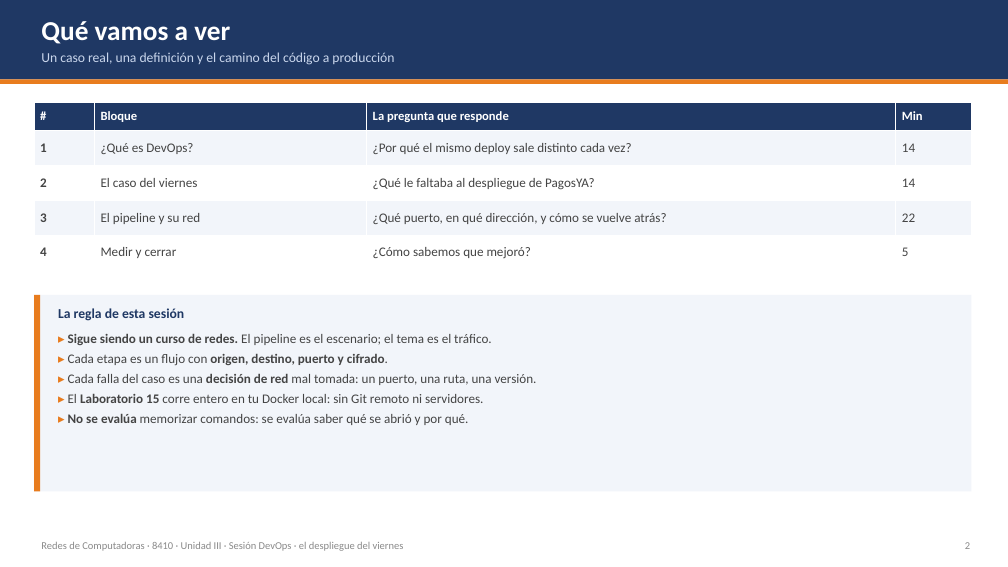
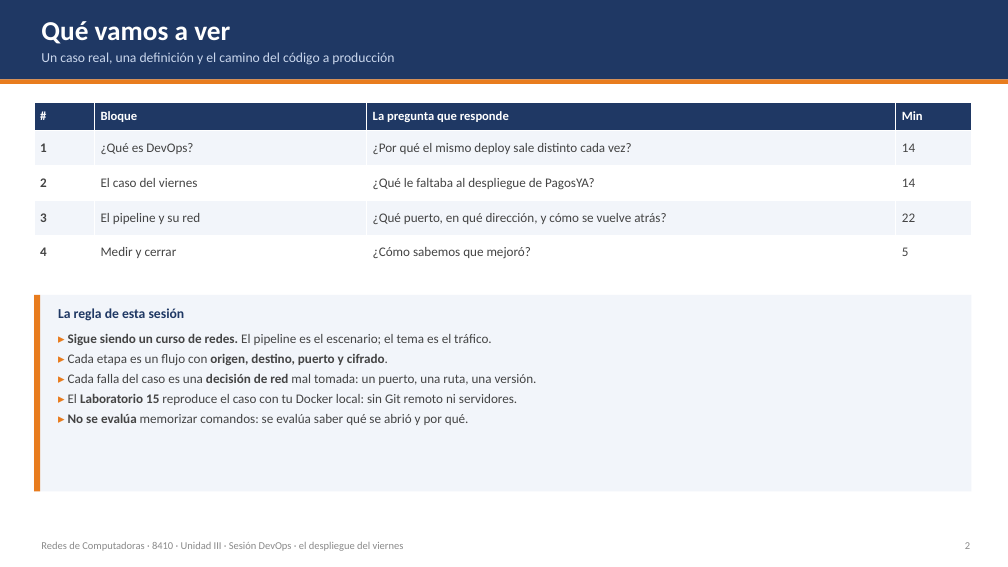
Before and after one commit to isacioutp/redes-de-computadoras-utp, a slide deck: slide 2 of Teoria-DevOps-Despliegue.pptx. Drawn at 1008x567 pixels with LibreOffice and Linux fonts; fonts in the diff are those of the drawing. Boxes give left, top, right and bottom in pixels: in the first picture for what was removed or moved away, otherwise in the second. Text is boxed around its words. In the diff, an @@ line names an element or a change of style, - is before the commit and + after.

```diff
--- a/Teoria-DevOps-Despliegue.pptx
+++ b/Teoria-DevOps-Despliegue.pptx
@@ text at (x1=68, y1=394, x2=517, y2=405): text changed @@
-▸ El Laboratorio 15 corre entero en tu Docker local: sin Git remoto ni servidores.
+▸ El Laboratorio 15 reproduce el caso con tu Docker local: sin Git remoto ni servidores.
```
Also in this commit, not shown: 3 other slides changed, 6 other files.
